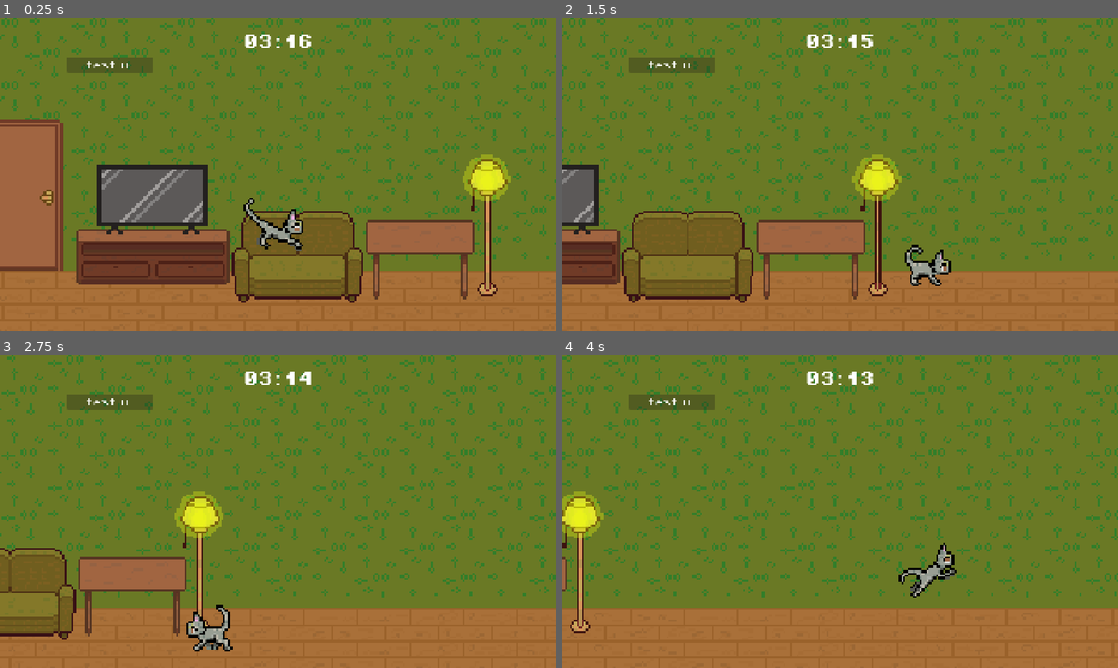
Above: before the commit, frames 1-4 (two rows, left to right).
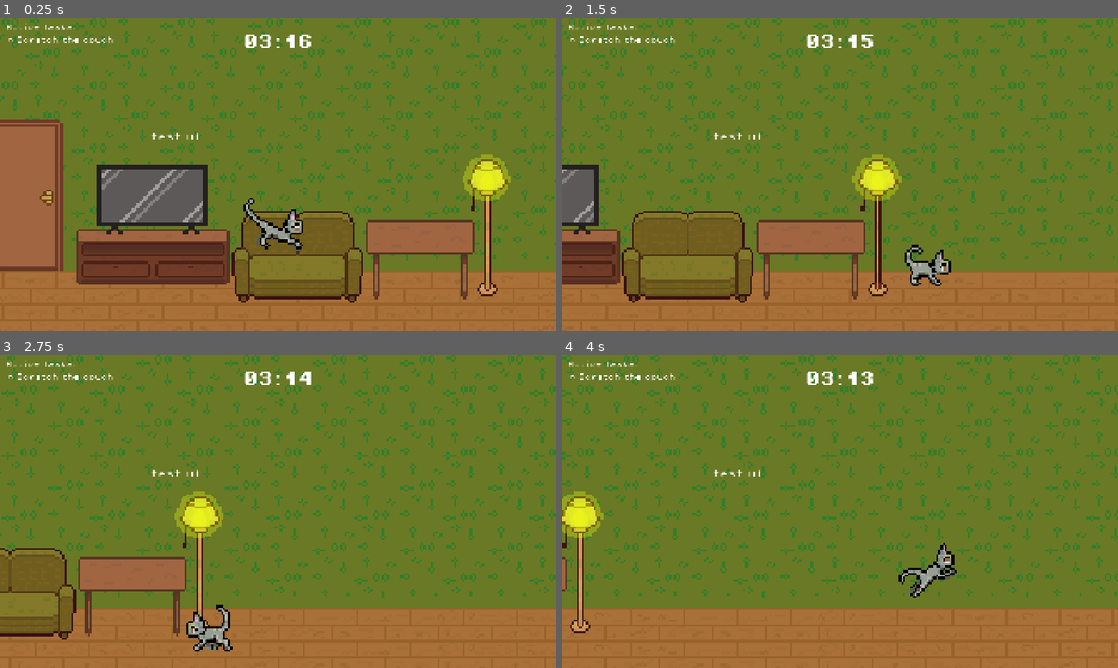
Above: after the commit, the same moments.

Repository: Treno1/NaughtyCat
Game: Godot game, scene res://scenes/lvl1.tscn
The game is run twice, just before and just after one commit, with the same random seed, the same clock (stepped at 60 frames per second) and the same inputs.
Inputs:
- Up to frame 1 (0.25 s): no input
- Up to frame 2 (1.5 s): hold D (move_right) from 0.53 s (still down); tap E (interact) at 0.6, 1.35 s; tap Space (jump) at 0.77 s
- Up to frame 3 (2.75 s): tap Space (jump) at 1.52 s; release D (move_right) at 2.03 s; hold A (move_left) from 2.03 s (still down); tap E (interact) at 2.1 s
- Up to frame 4 (4 s): release A (move_left) at 2.78 s; hold D (move_right) from 2.78 s (still down); tap E (interact) at 2.85, 3.6 s; tap Space (jump) at 3.02, 3.77 s

The runs differ from the first frame. In frame 1, 1.0% of the frame differs, in the area x 1-36%, y 1-39%; in frame 2, 1.0%; in frame 3, 1.0%; in frame 4, 1.0%.

Commit message:
task completion animation

Diff:
--- a/scenes/ingame_ui.tscn
+++ b/scenes/ingame_ui.tscn
@@ -13,6 +13,10 @@
 font = ExtResource("3_hifx3")
 font_size = 50
 
+[sub_resource type="LabelSettings" id="LabelSettings_cm6yq"]
+font = ExtResource("1_v3yap")
+font_size = 24
+
 [node name="CanvasLayer" type="CanvasLayer"]
 script = ExtResource("1_npobg")
 
@@ -24,26 +28,18 @@
 texture = ExtResource("1_031h6")
 
 [node name="ProgressBar" type="ProgressBar" parent="."]
-anchors_preset = 10
-anchor_right = 1.0
-offset_left = 230.0
-offset_top = 138.0
-offset_right = -1390.0
-offset_bottom = 188.0
-grow_horizontal = 2
+offset_left = 604.0
+offset_top = 408.0
+offset_right = 608.0
+offset_bottom = 412.0
+size_flags_vertical = 1
 show_percentage = false
 
 [node name="Label" type="Label" parent="ProgressBar"]
 layout_mode = 1
-anchors_preset = 8
-anchor_left = 0.5
-anchor_top = 0.5
-anchor_right = 0.5
-anchor_bottom = 0.5
-offset_left = -20.5
-offset_top = -11.5
-offset_right = 20.5
-offset_bottom = 11.5
+anchors_preset = 15
+anchor_right = 1.0
+anchor_bottom = 1.0
 grow_horizontal = 2
 grow_vertical = 2
 text = "test ui"
@@ -62,3 +58,28 @@
 label_settings = SubResource("LabelSettings_i42rf")
 
 [node name="Timer" type="Timer" parent="CountdownLabel"]
+
+[node name="MarginContainer" type="MarginContainer" parent="."]
+anchors_preset = 15
+anchor_right = 1.0
+anchor_bottom = 1.0
+grow_horizontal = 2
+grow_vertical = 2
+size_flags_horizontal = 0
+size_flags_vertical = 0
+theme_override_constants/margin_left = 20
+theme_override_constants/margin_top = 20
+theme_override_constants/margin_right = 20
+theme_override_constants/margin_bottom = 20
+
+[node name="GridContainer" type="GridContainer" parent="MarginContainer"]
+custom_minimum_size = Vector2(100, 100)
+layout_direction = 2
+layout_mode = 2
+theme_override_constants/h_separation = 20
+theme_override_constants/v_separation = 20
+
+[node name="Label2" type="Label" parent="MarginContainer/GridContainer"]
+layout_mode = 2
+text = "Active tasks:"
+label_settings = SubResource("LabelSettings_cm6yq")
--- /dev/null
+++ b/scenes/task_control.tscn
@@ -0,0 +1,79 @@
+[gd_scene load_steps=9 format=3 uid="uid://5kghwfmd00lo"]
+
+[ext_resource type="Script" uid="uid://cjhpmixh28r6b" path="res://scripts/task_ui.gd" id="1_iaj03"]
+[ext_resource type="FontFile" uid="uid://deukbkugbjex6" path="res://assets/fonts/PixelOperator8.ttf" id="2_f1783"]
+
+[sub_resource type="StyleBoxEmpty" id="StyleBoxEmpty_f6424"]
+
+[sub_resource type="StyleBoxLine" id="StyleBoxLine_uyn70"]
+color = Color(1, 1, 1, 1)
+thickness = 5
+
+[sub_resource type="LabelSettings" id="LabelSettings_cm6yq"]
+font = ExtResource("2_f1783")
+font_size = 24
+
+[sub_resource type="Animation" id="Animation_r7y21"]
+length = 0.001
+tracks/0/type = "value"
+tracks/0/imported = false
+tracks/0/enabled = true
+tracks/0/path = NodePath("TaskProgressBar:value")
+tracks/0/interp = 1
+tracks/0/loop_wrap = true
+tracks/0/keys = {
+"times": PackedFloat32Array(0),
+"transitions": PackedFloat32Array(1),
+"update": 0,
+"values": [0.0]
+}
+
+[sub_resource type="Animation" id="Animation_yrj12"]
+resource_name = "complete"
+length = 0.2
+tracks/0/type = "value"
+tracks/0/imported = false
+tracks/0/enabled = true
+tracks/0/path = NodePath("TaskProgressBar:value")
+tracks/0/interp = 1
+tracks/0/loop_wrap = true
+tracks/0/keys = {
+"times": PackedFloat32Array(0, 0.2),
+"transitions": PackedFloat32Array(1, 1),
+"update": 0,
+"values": [0.0, 100.0]
+}
+
+[sub_resource type="AnimationLibrary" id="AnimationLibrary_k4ad5"]
+_data = {
+&"RESET": SubResource("Animation_r7y21"),
+&"complete": SubResource("Animation_yrj12")
+}
+
+[node name="TaskControl" type="Control"]
+custom_minimum_size = Vector2(0, 15)
+layout_mode = 3
+anchors_preset = 0
+script = ExtResource("1_iaj03")
+
+[node name="TaskProgressBar" type="ProgressBar" parent="."]
+layout_mode = 0
+offset_top = 10.0
+offset_right = 450.0
+offset_bottom = 15.0
+theme_override_styles/background = SubResource("StyleBoxEmpty_f6424")
+theme_override_styles/fill = SubResource("StyleBoxLine_uyn70")
+show_percentage = false
+
+[node name="TaskLabel" type="Label" parent="."]
+layout_mode = 0
+offset_left = 5.0
+offset_right = 371.0
+offset_bottom = 24.0
+text = "* Scratch the couch"
+label_settings = SubResource("LabelSettings_cm6yq")
+
+[node name="AnimationPlayer" type="AnimationPlayer" parent="."]
+libraries = {
+&"": SubResource("AnimationLibrary_k4ad5")
+}
--- a/scripts/game_manager.gd
+++ b/scripts/game_manager.gd
@@ -35,6 +35,8 @@
 
 	await get_tree().process_frame
 
+	_ingame_ui.add_tasks(_task_trackers)
+
 	for tracker in _task_trackers:
 		tracker.task_completed.connect(_on_task_completed)
 
--- a/scripts/ingame_ui.gd
+++ b/scripts/ingame_ui.gd
@@ -5,10 +5,26 @@
 
 @onready var timer: Timer = $CountdownLabel/Timer
 @onready var countdown_label: Label = $CountdownLabel
+@onready var tasks_container: GridContainer = $MarginContainer/GridContainer
+var TaskControl := preload("res://scenes/task_control.tscn")
+var tasksControls: Array[TaskUI] = []
 
 func set_timer(total_seconds: int) -> void:
 	timer.wait_time = total_seconds
 	countdown_label.text = _get_time_str(total_seconds)
+
+func add_tasks(task_trackers: Array[TaskTracker]) -> void:
+	for tracker in task_trackers:
+		var control = TaskControl.instantiate()
+		tasks_container.add_child(control)
+		tasksControls.append(control)
+
+	await get_tree().process_frame
+
+	for i in range(tasksControls.size()):
+		tasksControls[i].setup(task_trackers[i]._task_data)
+		task_trackers[i].task_completed.connect(tasksControls[i].complete)
+
 
 func start_timer(total_seconds: int = -1) -> void:
 	if total_seconds > 0:
--- /dev/null
+++ b/scripts/task_ui.gd
@@ -0,0 +1,17 @@
+extends Control
+class_name TaskUI
+
+@onready var task_label: Label = $TaskLabel
+@onready var task_progress_bar: ProgressBar = $TaskProgressBar
+@onready var animation_player: AnimationPlayer = $AnimationPlayer
+
+# Called when the node enters the scene tree for the first time.
+func _ready() -> void:
+	pass # Replace with function body.
+
+func setup(task_data: TaskData) -> void:
+	task_label.text = "* " + task_data.task_ui_text
+	task_progress_bar.value = 0
+
+func complete(task_tracker: TaskTracker) -> void:
+	animation_player.play("complete")
Not shown: 1 places in scenes/ingame_ui.tscn that only renumber resources
Renamed: task_tracker.gd -> scripts/task_tracker.gd
Renamed: task_tracker.gd.uid -> scripts/task_tracker.gd.uid
Not shown, added: scripts/task_ui.gd.uid
